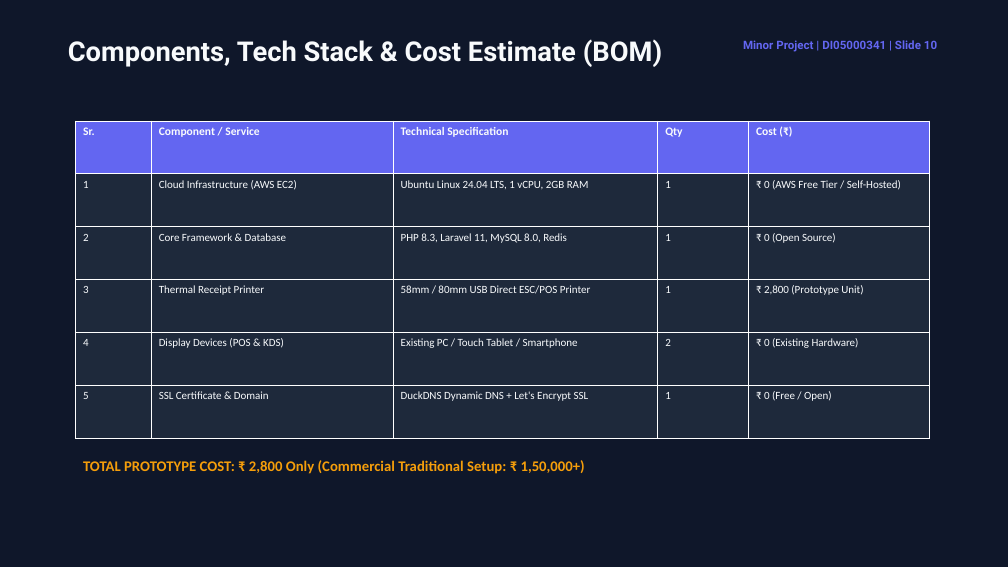
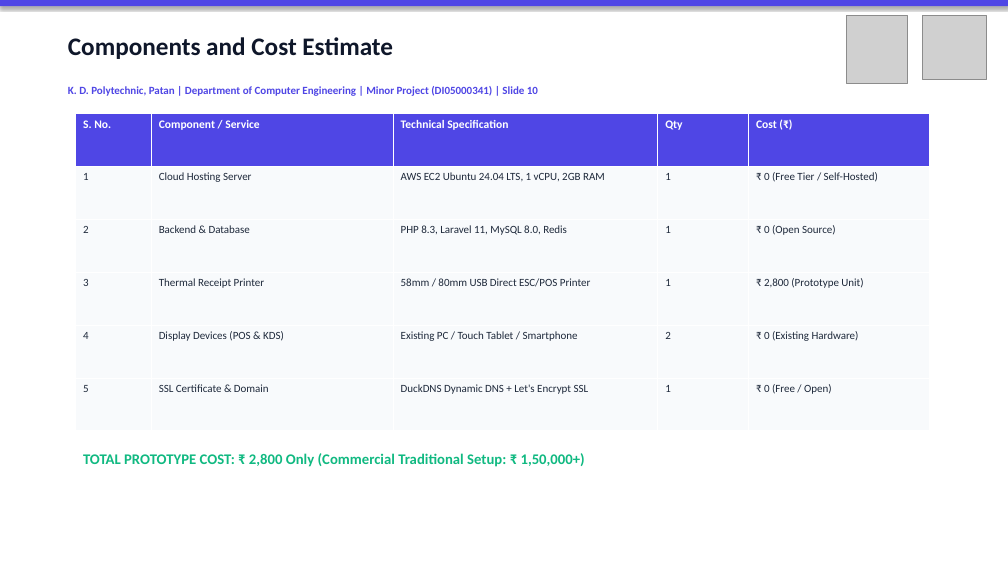
Before and after one commit to Shubh-Patel-07/DineFlow-AI, a slide deck: slide 10 of docs/DineFlow_AI_GTU_Minor_Project_Presentation.pptx. Drawn at 1008x567 pixels with LibreOffice and Linux fonts; fonts in the diff are those of the drawing; grey boxes stand for pictures. Boxes give left, top, right and bottom in pixels: in the first picture for what was removed or moved away, otherwise in the second. Text is boxed around its words. In the diff, an @@ line names an element or a change of style, - is before the commit and + after.

Commit message:
docs(gtu): embed official GTU and KDP Patan logos, light academic theme presentation, and exact chapter page breaks

```diff
--- a/docs/DineFlow_AI_GTU_Minor_Project_Presentation.pptx
+++ b/docs/DineFlow_AI_GTU_Minor_Project_Presentation.pptx
@@ rectangle at [0,0,1008,567]: fill #0F172A to #FFFFFF @@
@@ rectangle added at [0,0,1008,6], fill #4F46E5 @@
@@ picture added at [847,15,907,83] @@
@@ picture added at [923,15,987,79] @@
@@ text at [68,37,393,59]: text changed; size 26 to 24 pt; font Roboto to Calibri; text colour #F8FAFC to #0F172A @@
-Components, Tech Stack & Cost Estimate (BOM)
+Components and Cost Estimate
@@ text removed at [743,40,937,52] @@
-Minor Project | DI05000341 | Slide 10
@@ text added at [68,86,538,96], 10.5 pt, text #4F46E5, bold @@
+K. D. Polytechnic, Patan | Department of Computer Engineering | Minor Project (DI05000341) | Slide 10
@@ table: place and size @@
-table at [76,121,930,439]
+table at [76,113,930,431]
@@ table at [76,113,930,431] @@
-row 1, column 1: Sr.
+row 1, column 1: S. No.
-row 2: 1 | Cloud Infrastructure (AWS EC2) | Ubuntu Linux 24.04 LTS, 1 vCPU, 2GB RAM | 1 | ₹ 0 (AWS Free Tier / Self-Hosted)
+row 2: 1 | Cloud Hosting Server | AWS EC2 Ubuntu 24.04 LTS, 1 vCPU, 2GB RAM | 1 | ₹ 0 (Free Tier / Self-Hosted)
-row 3, column 2: Core Framework & Database
+row 3, column 2: Backend & Database
@@ fill #6366F1 to #4F46E5 in row 1 @@
@@ fill #1E293B to #F8FAFC in 25 cells @@
@@ text colour #F8FAFC to #FFFFFF in "Component / Service", "Technical Specification", "Qty", "Cost (₹)" @@
@@ text colour #F8FAFC to #1E293B in "1", "1", "2", "PHP 8.3, Laravel 11, MySQL 8.0, Redis" and 17 more places @@
@@ text "TOTAL PROTOTYPE COST: ₹ 2,800 ...": place and size @@
-text "TOTAL PROTOTYPE COST: ₹ 2,800 ..." at [83,460,585,474]
+text "TOTAL PROTOTYPE COST: ₹ 2,800 ..." at [83,453,585,467]
@@ text "TOTAL PROTOTYPE COST: ₹ 2,800 ..." at [83,453,585,467]: text colour #F59E0B to #10B981 @@
```
Also in this commit, not shown: 16 other slides changed, 5 other files.
